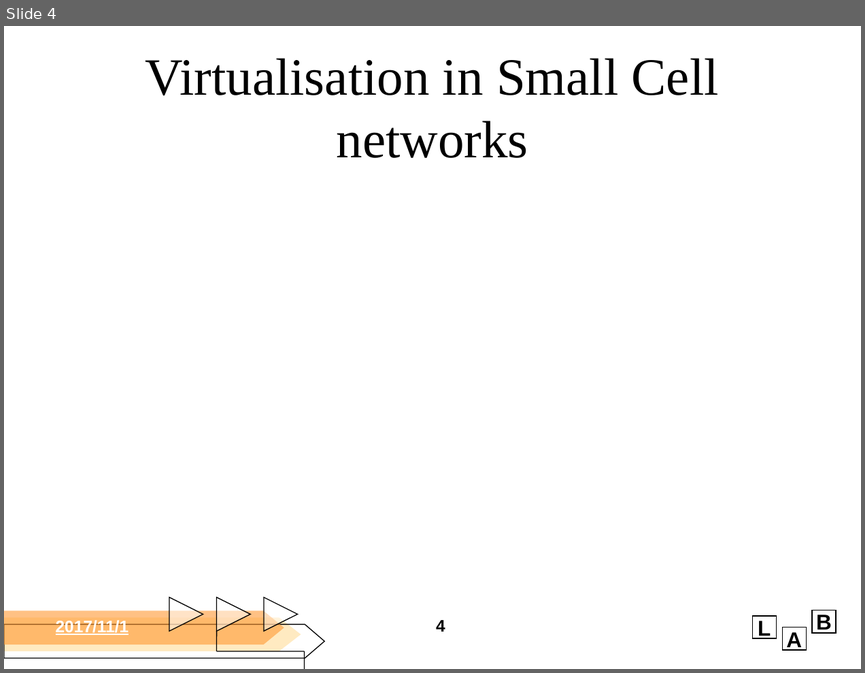
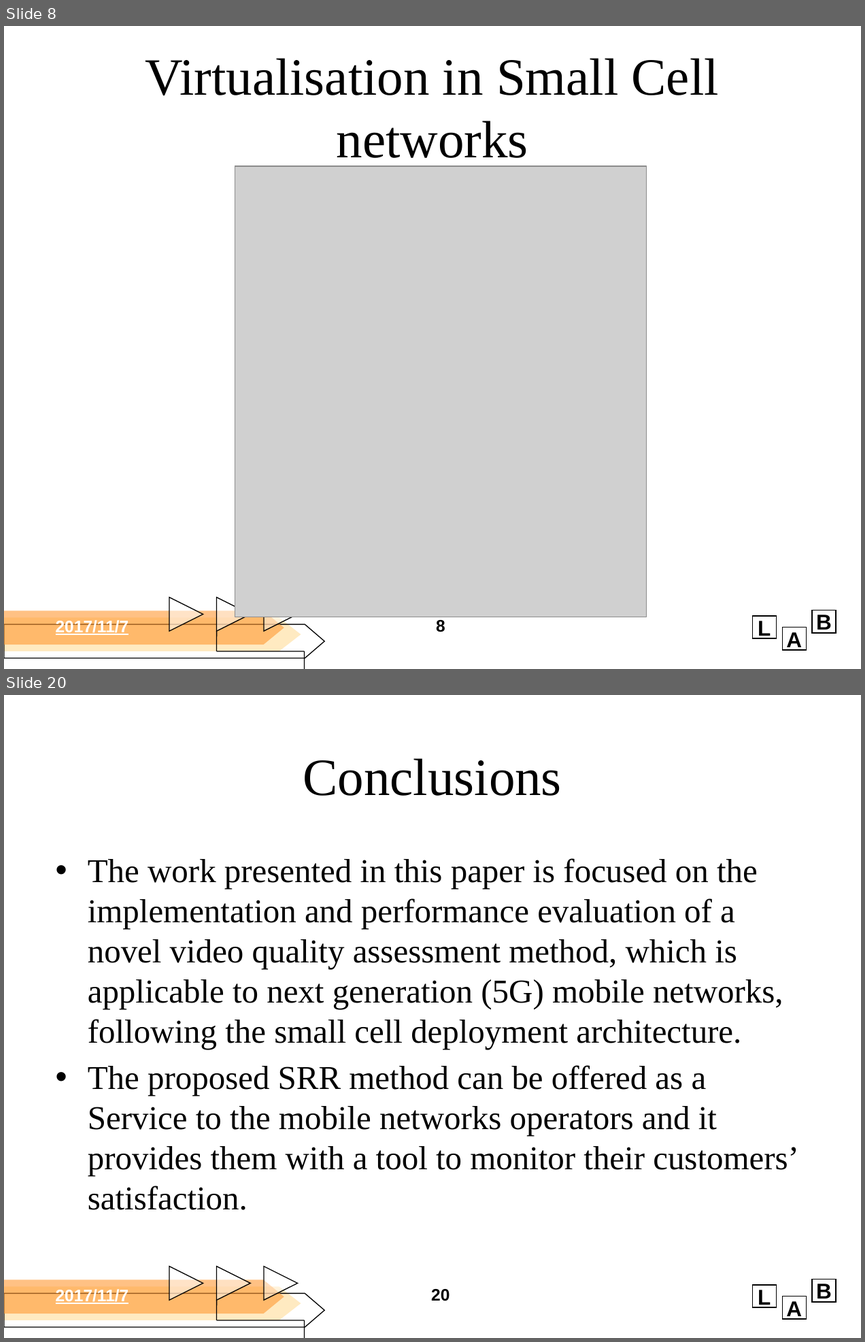
Before and after one commit to d26000523/ciis, a slide deck: homework/1109.pptx. Shown one above the other, each under a label of ours: slide 4 before the commit, slides 8 and 20 after it; the slides between them are not shown. The pictures are 865x673 and 865x1342 pixels, drawn with LibreOffice and Linux fonts; fonts in the diff are those of the drawing; grey boxes stand for pictures; background and template pictures are left out. Boxes give left, top, right and bottom in pixels: in the first picture for what was removed or moved away, otherwise in the second. Text is boxed around its words. In the diff, an @@ line names an element or a change of style, - is before the commit and + after.

Commit message:
paper

```diff
--- a/homework/1109.pptx
+++ b/homework/1109.pptx
@@ slide 20 added at bbox=[4, 695, 861, 1338], background picture (left out); not listed: 12 template elements that a slide beside it also shows @@
@@ title added at bbox=[303, 758, 561, 796], 44 pt, text #000000 @@
+Conclusions
@@ text added at bbox=[88, 858, 799, 1210], 28 pt, text #000000 @@
+• The work presented in this paper is focused on the implementation and performance evaluation of a novel video quality assessment method, which is applicable to next generation (5G) mobile networks, following the small cell deployment architecture.
+• The proposed SRR method can be offered as a Service to the mobile networks operators and it provides them with a tool to monitor their customers’ satisfaction.
@@ text added at bbox=[56, 1289, 129, 1304], 14 pt, text #FFFFFF, bold, underline @@
+2017/11/7
@@ page number added at bbox=[431, 1289, 449, 1301], 14 pt, text #000000, bold @@
+20
@@ what was slide 4 is now slide 8 @@
@@ slide 8 changed as well @@
@@ picture added at bbox=[235, 167, 646, 617] @@
@@ text at bbox=[56, 620, 129, 635]: text changed @@
-2017/11/1
+2017/11/7
@@ page number at bbox=[436, 620, 445, 632]: text changed @@
-4
+8
```
Also in this commit, not shown: 3 other slides changed, 15 other slides added.
